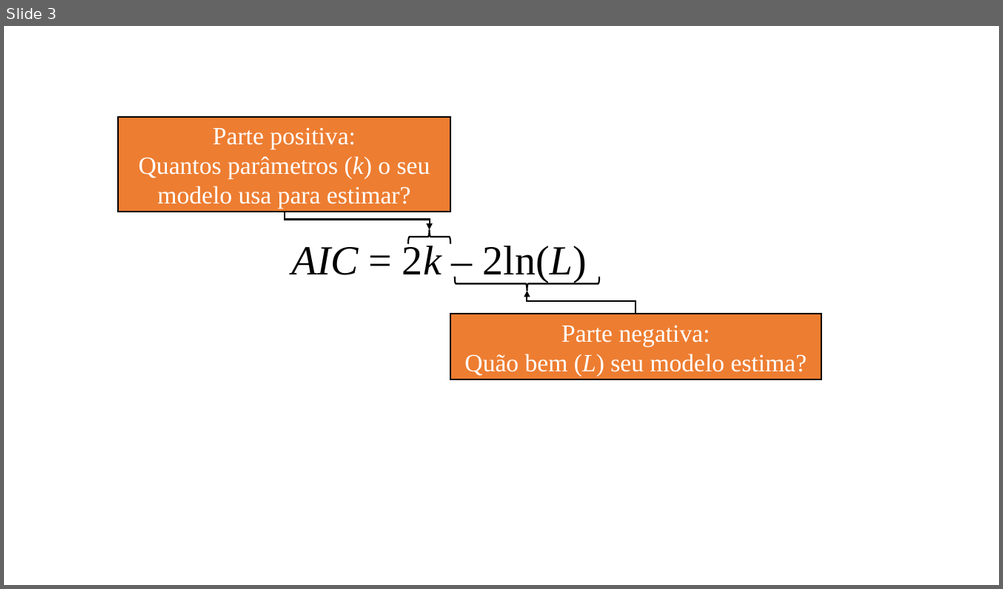
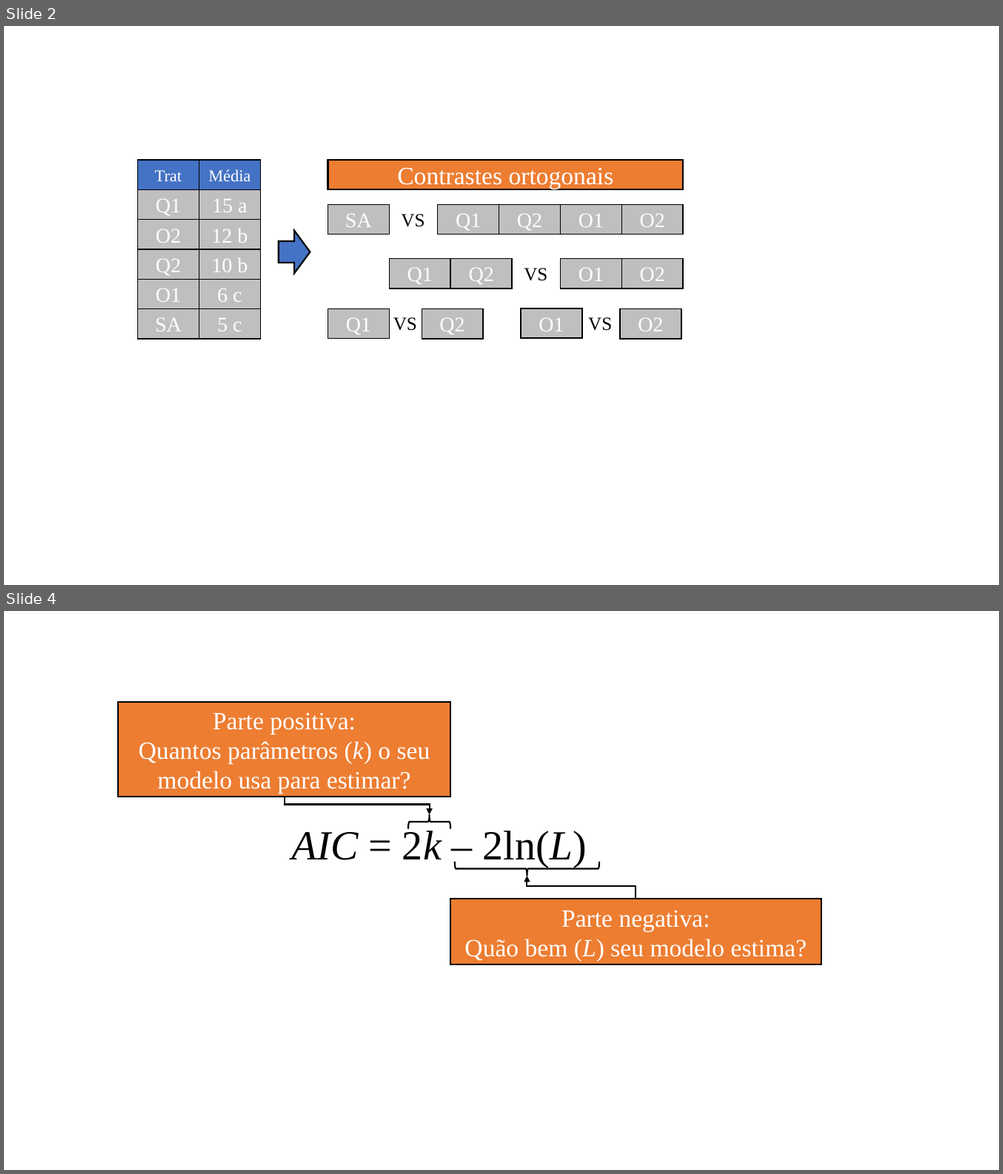
Before and after one commit to thomasbrunomichelon/Curso-R-Thomas-Emeli, a slide deck: Aulas/Aula 6 - Estatística experimental/images/a.pptx. Shown one above the other, each under a label of ours: slide 3 before the commit, slides 2 and 4 after it; the slides between them are not shown. The pictures are 1003x589 and 1003x1174 pixels, drawn with LibreOffice and Linux fonts; fonts in the diff are those of the drawing. Boxes give left, top, right and bottom in pixels: in the first picture for what was removed or moved away, otherwise in the second. Text is boxed around its words. In the diff, an @@ line names an element or a change of style, - is before the commit and + after.

```diff
--- a/Aulas/Aula 6 - Estatística experimental/images/a.pptx
+++ b/Aulas/Aula 6 - Estatística experimental/images/a.pptx
@@ slide 2 added at bbox=[4, 26, 999, 585], background #FFFFFF @@
@@ group added at bbox=[137, 160, 683, 339]: 26 rectangles, 4 texts, 1 right arrow @@
+Média
+15 a
+12 b
+10 b
+6 c
+5 c
+Trat
+Q1
+O2
+Q2
+O1
+SA
+Q1
+Q2
+O2
+O1
+SA
+Q1
+Q2
+O2
+O1
+VS
+VS
+Q1
+Q2
+O2
+O1
+VS
+VS
+Contrastes ortogonais
@@ what was slide 3 is now slide 4 @@
```
Also in this commit, not shown: 1 slide changed, 1 other slide added, 1 slide removed.
